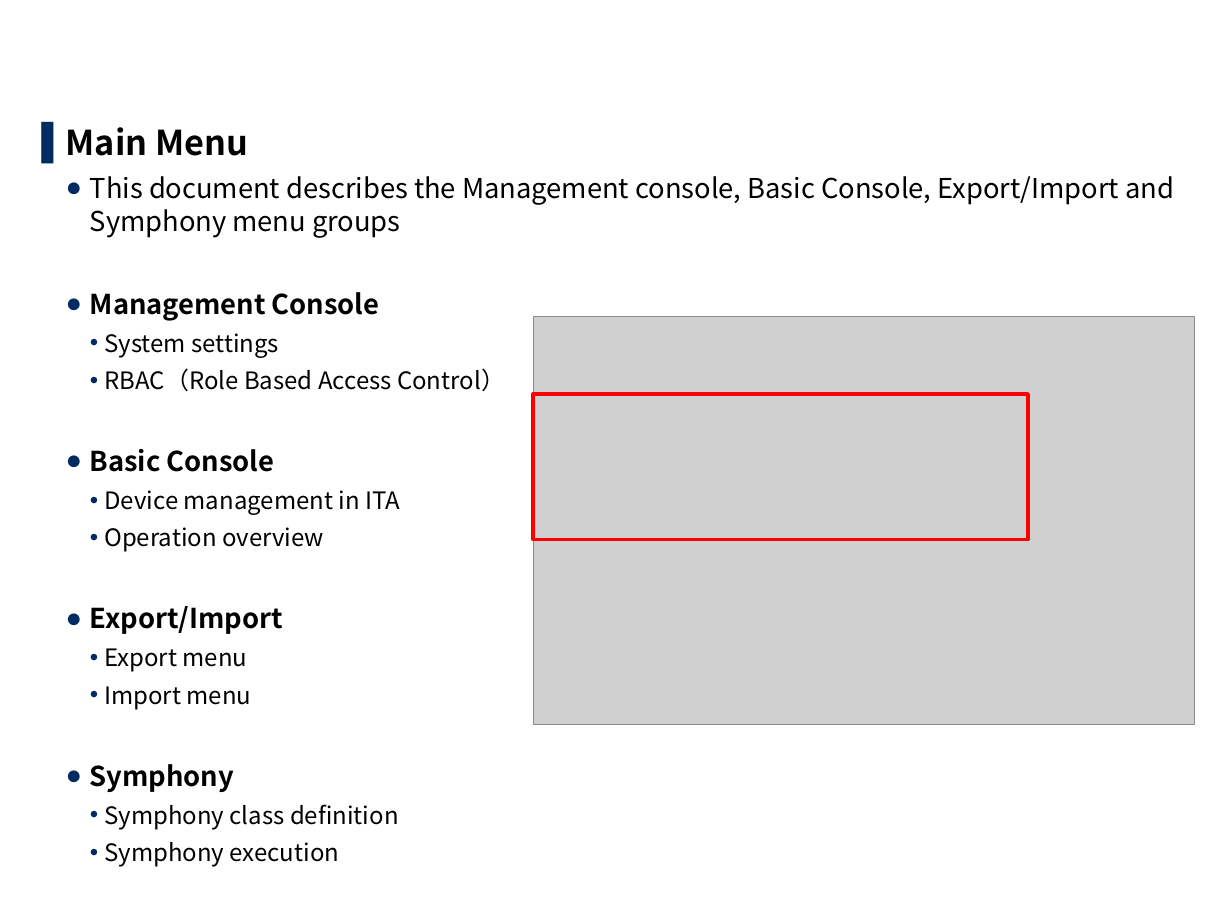
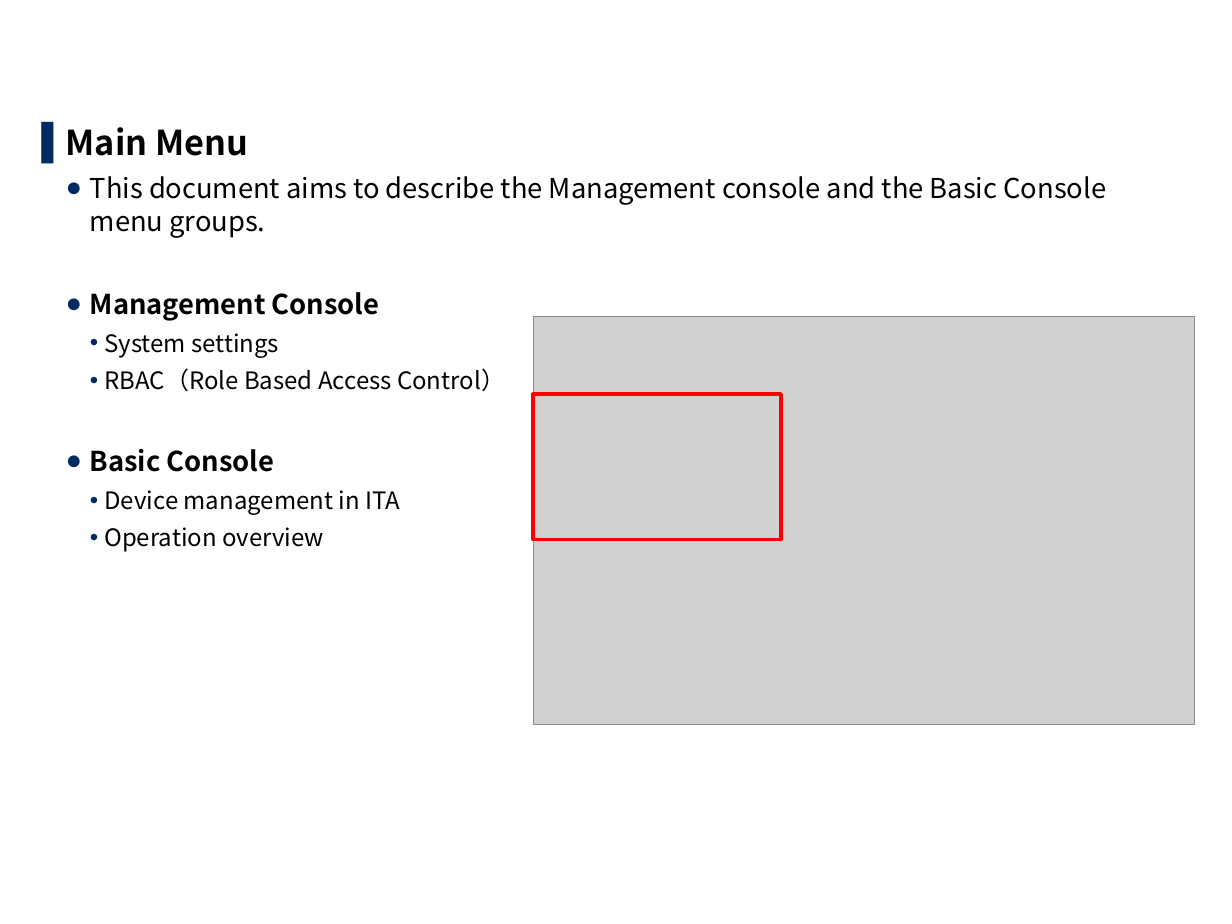
Before and after one commit to exastro-suite/it-automation-docs, a slide deck: slide 4 of asset/Learn/ITA-base_classroom_lecture_EN.pptx. Drawn at 1232x924 pixels with LibreOffice and Linux fonts; fonts in the diff are those of the drawing; grey boxes stand for pictures; background and template pictures are left out. Boxes give left, top, right and bottom in pixels: in the first picture for what was removed or moved away, otherwise in the second. Text is boxed around its words. In the diff, an @@ line names an element or a change of style, - is before the commit and + after.

```diff
--- a/asset/Learn/ITA-base_classroom_lecture_EN.pptx
+++ b/asset/Learn/ITA-base_classroom_lecture_EN.pptx
@@ text at (90,176,1106,238): text changed @@
-  ● This document describes the Management console, Basic Console, Export/Import and Symphony menu groups
+  ● This document aims to describe the Management console and the Basic Console menu groups.
@@ rectangle: place and size @@
-rectangle at (533,394,1029,540)
+rectangle at (533,394,781,540)
@@ text at (90,606,399,867): paragraphs removed @@
-  ● Export/Import
-    • Export menu
-    • Import menu
-  ● Symphony
-    • Symphony class definition
-    • Symphony execution
```
Also in this commit, not shown: 8 other slides changed, 4 slides added, 20 slides removed, 7 other files.
